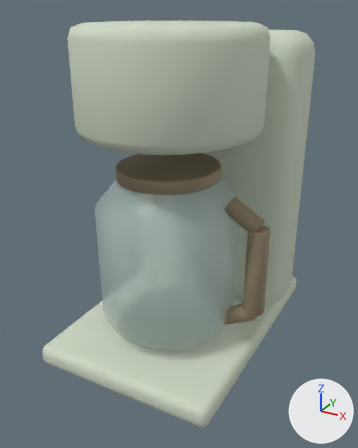
The Blender file assets-source/blender/filter-coffee-maker.blend, before and after one commit.
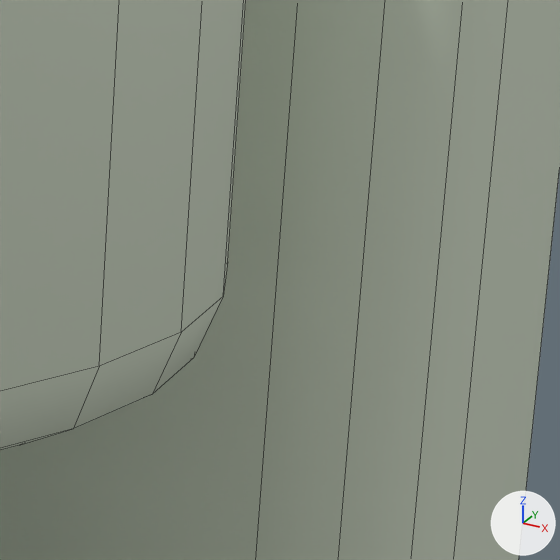
There are two pictures of each version: one whole from a 50 mm lens placed at (0.248, -0.473, 0.375), pointed at (-0.003, -0.018, 0.147), one close up on the part from 65% to 86% of the width and 19% to 36% of the height. Arrows for +X, +Y and +Z are at lower right; the lights stay in place. The older version's two pictures come first. The close-ups show mesh edges as thin lines.

Names of what the first close-up shows: 'filter_basket', 'water_reservoir'.
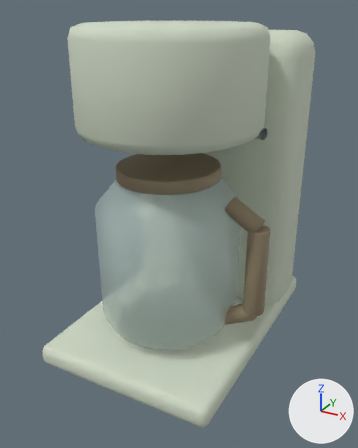
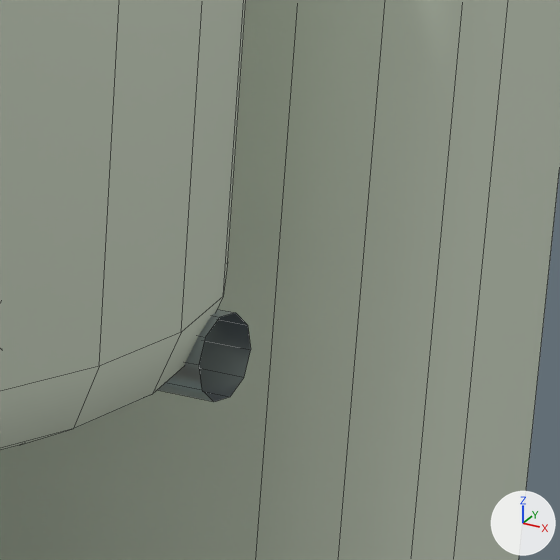
Changed parts and their boxes (x1, y1, x2, y2) in the close-ups (560 x 560 px):
```json
{"object": "Filter release tab", "change": "added", "after": [158, 309, 251, 402]}
```

The change, as JSON lines over the scene's bpy script:
```json
{"op": "add", "block": "mat_brushed_stainless_steel", "code": ["mat_brushed_stainless_steel = principled_material('brushed-stainless-steel')", "mat_brushed_stainless_steel.base_color = (0.43, 0.48, 0.52)  # light grey #afb8bf", "mat_brushed_stainless_steel.metallic = 0.78", "mat_brushed_stainless_steel.roughness = 0.32"]}
{"op": "add", "block": "me_filter_release_tab_001", "code": ["me_filter_release_tab_001 = bpy.data.meshes.new('Filter release tab.001')", "me_filter_release_tab_001.from_pydata(...)  # 20 vertices, 10 faces; spans x 0.0534..0.0896, y -0.0148..0.0058, z 0.2535..0.2649", "me_filter_release_tab_001.polygons.foreach_set('use_smooth', [True] * 10)", "me_filter_release_tab_001.materials.append(mat_brushed_stainless_steel)  # light grey #afb8bf"]}
{"op": "add", "block": "ob_filter_release_tab", "code": ["ob_filter_release_tab = bpy.data.objects.new('Filter release tab', me_filter_release_tab_001)", "ob_filter_release_tab.location = (0.0, 0.0, 0.0)"]}
```
